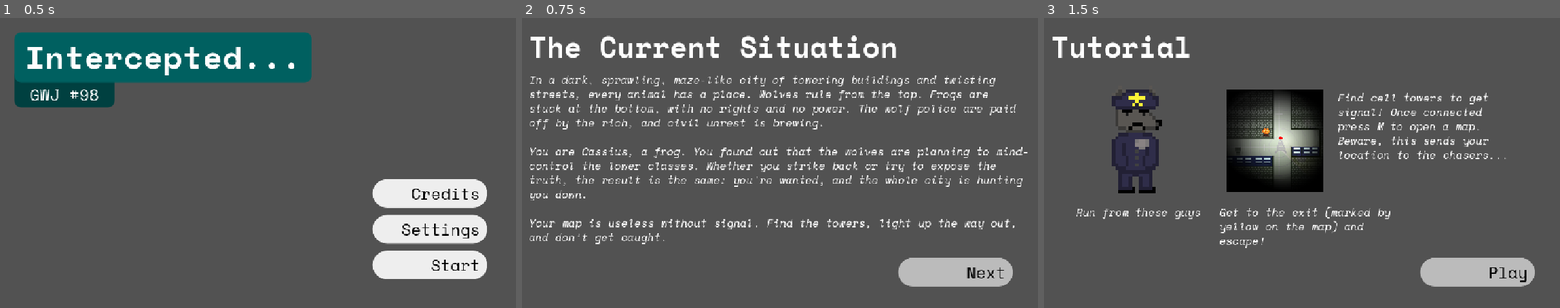
Above: before the commit, frames 1-3 (left to right).
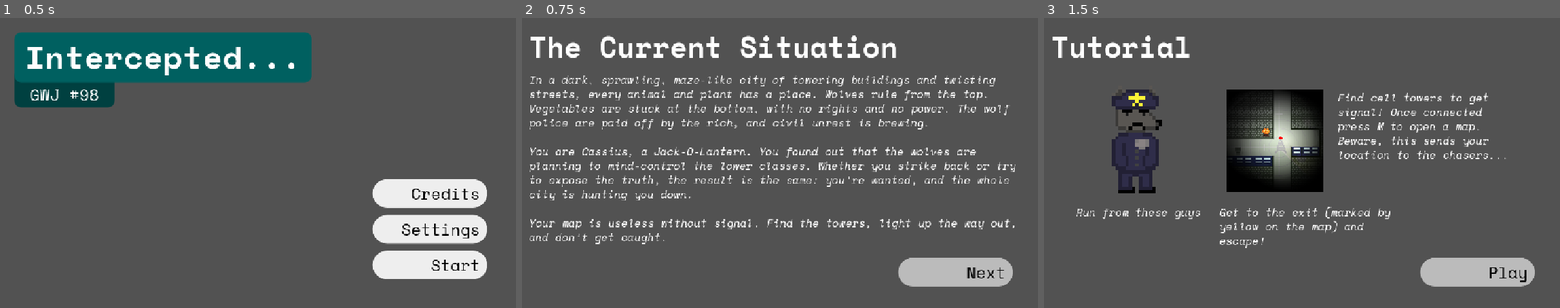
Above: after the commit, the same moments.

Repository: TurbogamesDev/godot-wild-jam-98
Game: Godot game, scene res://assets/scenes/ui/main_menu.tscn
The game is run twice, just before and just after one commit, with the same random seed, the same clock (stepped at 60 frames per second) and the same inputs. The engine's default icon, where the game draws it, is replaced by a stand-in: a white triangle on a blue panel in a dark square.
Inputs:
- Up to frame 1 (0.5 s): no input
- Up to frame 2 (0.75 s): click "Start" at 0.5 s
- Up to frame 3 (1.5 s): click "Next" at 1.25 s

Frame 1 is identical in both runs. In frame 2, 5.5% of the frame differs, in the area x 1-98%, y 24-63%; in frame 3, nothing differs.

Commit message:
Change text in background story scene

Diff:
--- a/assets/scenes/story/pre_game_story.tscn
+++ b/assets/scenes/story/pre_game_story.tscn
@@ -45,9 +45,9 @@
 offset_top = 120.0
 offset_right = 1136.0
 offset_bottom = 512.0
-text = "In a dark, sprawling, maze-like city of towering buildings and twisting streets, every animal has a place. Wolves rule from the top. Frogs are stuck at the bottom, with no rights and no power. The wolf police are paid off by the rich, and civil unrest is brewing.
+text = "In a dark, sprawling, maze-like city of towering buildings and twisting streets, every animal and plant has a place. Wolves rule from the top. Vegetables are stuck at the bottom, with no rights and no power. The wolf police are paid off by the rich, and civil unrest is brewing.
 
-You are Cassius, a frog. You found out that the wolves are planning to mind-control the lower classes. Whether you strike back or try to expose the truth, the result is the same: you're wanted, and the whole city is hunting you down.
+You are Cassius, a Jack-O-Lantern. You found out that the wolves are planning to mind-control the lower classes. Whether you strike back or try to expose the truth, the result is the same: you're wanted, and the whole city is hunting you down.
 
 Your map is useless without signal. Find the towers, light up the way out, and don’t get caught."
 label_settings = SubResource("LabelSettings_qc24j")
